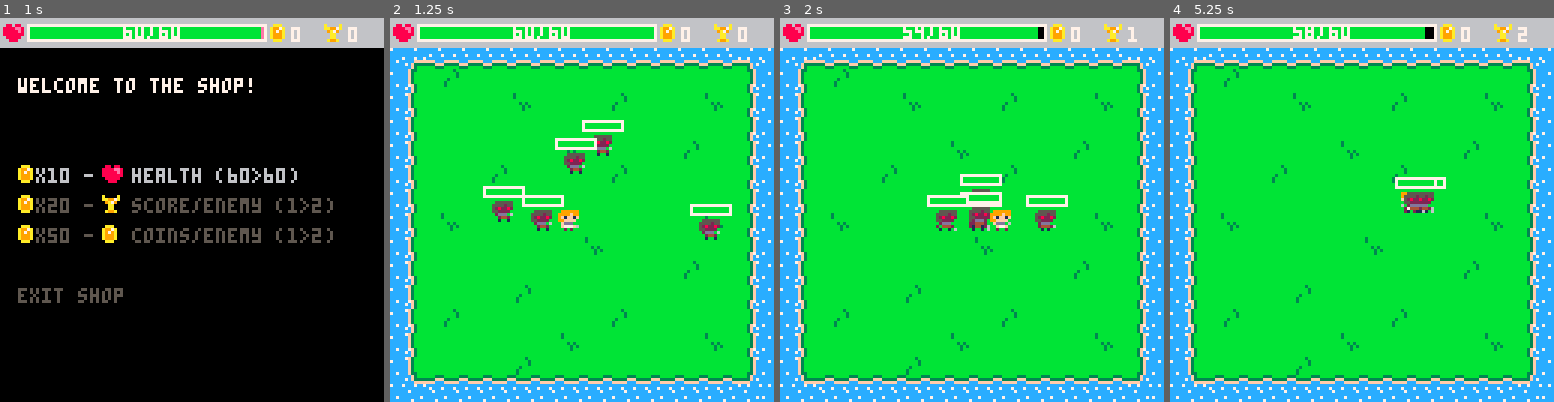
Above: before the commit, frames 1-4 (left to right).
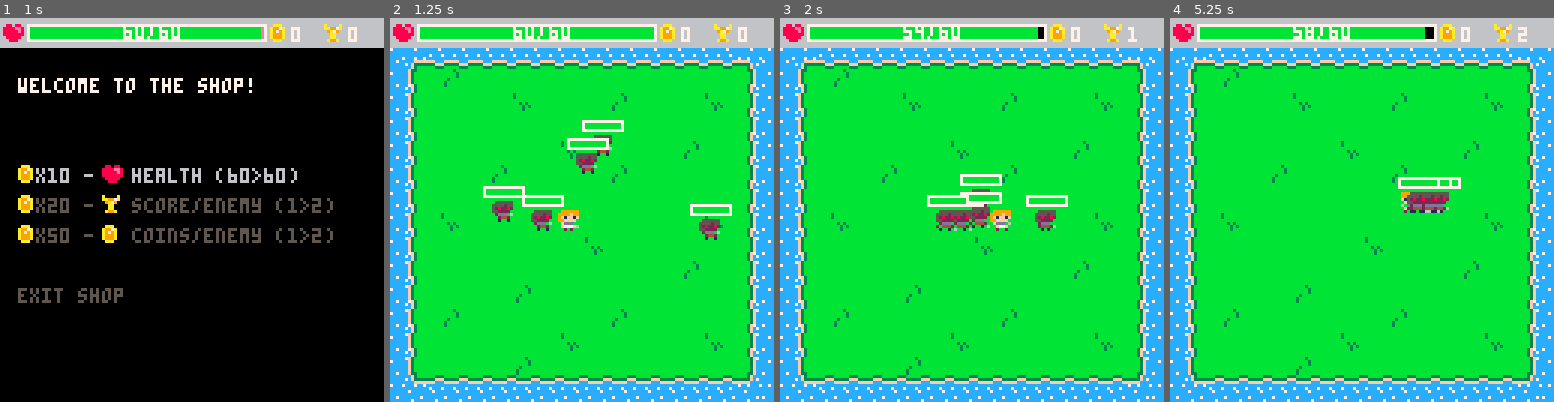
Above: after the commit, the same moments.

Repository: PancakedRivet/last-minute-hero
Game: PICO-8 cartridge last-minute-hero.p8
The game is run twice, just before and just after one commit, with the same random seed, the same clock (stepped at 60 frames per second) and the same inputs.
Inputs:
- Up to frame 1 (1 s): tap X (X key) at 0.33 s; tap O (Z key) at 0.7 s
- Up to frame 2 (1.25 s): tap X (X key) at 1.07 s
- Up to frame 3 (2 s): hold Right from 1.6 s (still down); tap O (Z key) at 1.7 s; tap X (X key) at 1.85 s
- Up to frame 4 (5.25 s): release Right at 2.1 s; tap O (Z key) every 0.4 s from 2.1 to 4.9 s; hold Up 2.15-2.42 s; hold Right 2.47-3.03 s; tap X (X key) at 2.97, 4.08, 5.2 s; hold Left 3.08-3.58 s; hold Down 3.63-3.97 s; hold Right 4.02-4.68 s; hold Up 4.73-5.03 s; hold Left from 5.08 s (still down)

Frame 1 is identical in both runs. In frame 2, 0.6% of the frame differs, in the area x 42-58%, y 31-41%; in frame 3, 0.3%; in frame 4, 0.6%, in the area x 58-76%, y 41-51%.

Commit message:
Make better use of attack range for enemy movement

Diff:
--- a/scripts/enemy.lua
+++ b/scripts/enemy.lua
@@ -3,22 +3,23 @@
 
 function update_enemies()
     if count(enemies) < max_enemies then
-        -- Spawn a new enemy
+        -- spawn a new enemy
         add(enemies, new_enemy())
     end
-    -- Move enemies towards player
+    -- move enemies towards player
     for enemy in all(enemies) do
-        if enemy.x < player.x then
-            enemy.x += enemy.speed
-        elseif enemy.x > player.x then
-            enemy.x -= enemy.speed
+        -- check horizontal movement
+        local dx = abs(player.x - enemy.x)
+        local dy = abs(player.y - enemy.y)
+        local x_dir = sgn(player.x - enemy.x)
+        local y_dir = sgn(player.y - enemy.y)
+        if dx > enemy.attack_range_x then
+            enemy.x += enemy.speed * x_dir
         end
-        if enemy.y < player.y then
-            enemy.y += enemy.speed
-        elseif enemy.y > player.y then
-            enemy.y -= enemy.speed
+        if dy > enemy.attack_range_y then
+            enemy.y += enemy.speed * y_dir
         end
-        -- Update enemy animations
+        -- update enemy animations
         update_animation_walk(enemy, #enemy_animation_sprites_walk, enemy_animation_frames_per_sprite)
     end
 end
@@ -32,6 +33,8 @@
         max_health = 20,
         speed = 1,
         attack = 1,
+        attack_range_x = 6,
+        attack_range_y = 0,
         attacked = false,
         animation_idx = 1,
         animation_tick = 0
@@ -61,7 +64,7 @@
     for enemy in all(_enemies) do
         spr(enemy_animation_sprites_walk[enemy.animation_idx], enemy.x, enemy.y)
     end
-    -- Draw the health bars after frawing the sprites so that they appear on top
+    -- draw the health bars after drawing the sprites so that they appear on top
     for enemy in all(_enemies) do
         draw_status_bar(enemy.health, enemy.max_health, enemy.x - 3, enemy.y - 5, enemy.x + 8, enemy.y - 4)
     end
